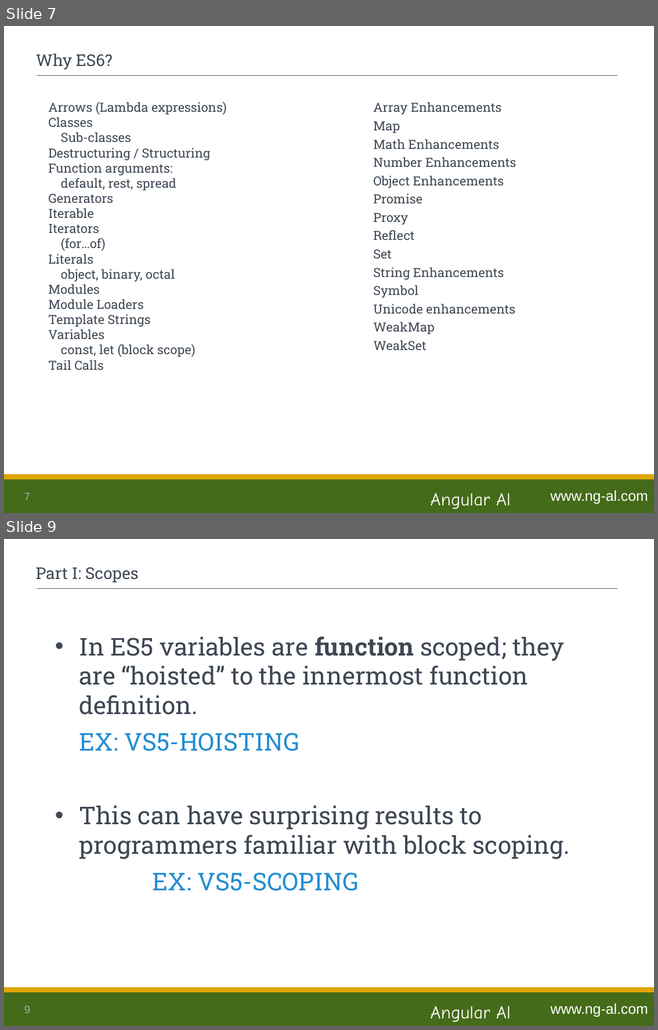
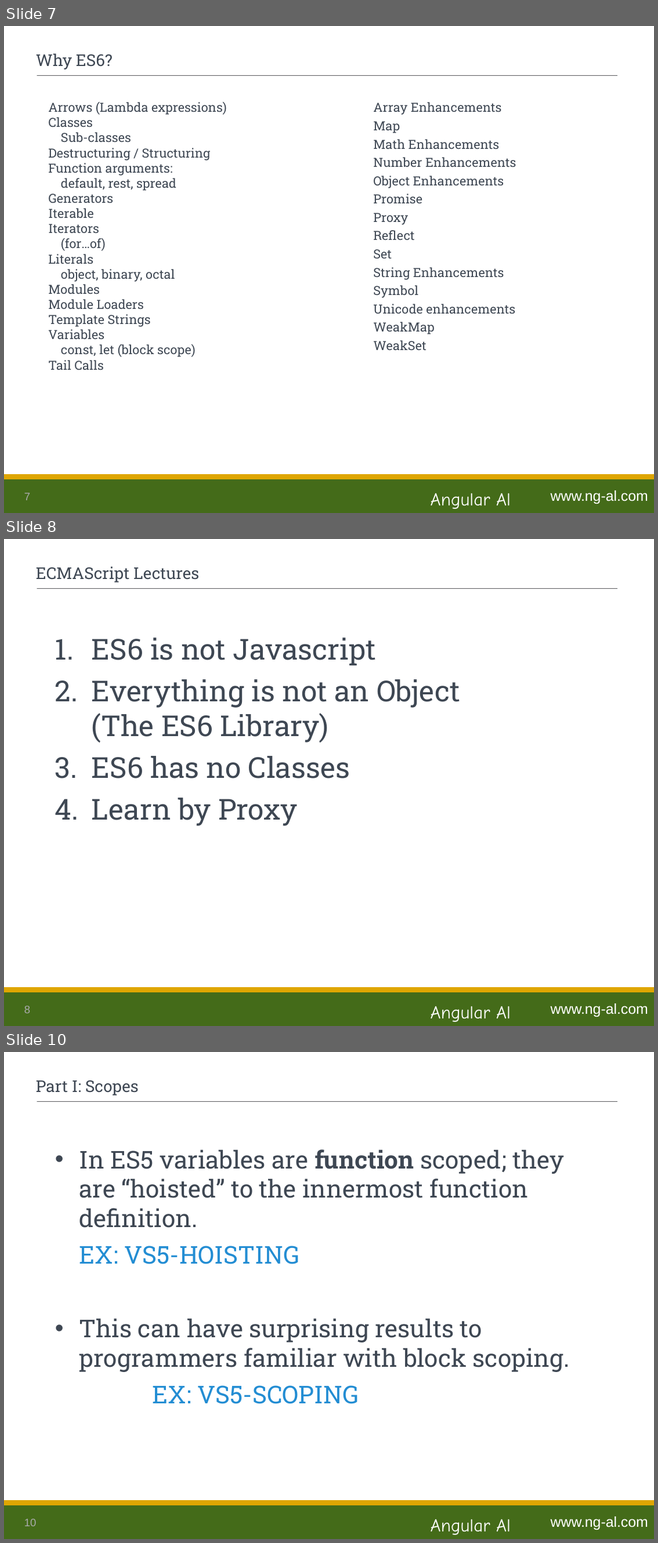
Before and after one commit to ng-al/es6-Intro, a slide deck: es6_Intro.ppt. Shown one above the other, each under a label of ours: slides 7 and 9 before the commit, slides 7, 8 and 10 after it; the slides between them are not shown. The pictures are 658x1030 and 658x1543 pixels, drawn with LibreOffice and Linux fonts; fonts in the diff are those of the drawing. Boxes give left, top, right and bottom in pixels: in the first picture for what was removed or moved away, otherwise in the second. Text is boxed around its words. In the diff, an @@ line names an element or a change of style, - is before the commit and + after.

```diff
--- a/es6_Intro.ppt
+++ b/es6_Intro.ppt
@@ slide 8 added at [4,539,654,1026], background #FFFFFF; not listed: 6 template elements that a slide beside it also shows @@
@@ title added at [36,566,199,583], 18 pt, text #3E4753 @@
+ECMAScript Lectures
@@ text added at [92,638,460,826], 32 pt, text #3E4753 @@
+1. ES6 is not Javascript
+2. Everything is not an Object
+   (The ES6 Library)
+3. ES6 has no Classes
+4. Learn by Proxy
@@ what was slide 9 is now slide 10 @@
@@ page number at [24,1519,36,1526]: text changed @@
-9
+10
```
Also in this commit, not shown: 9 slides changed, 1 other slide added, 4 other files.
